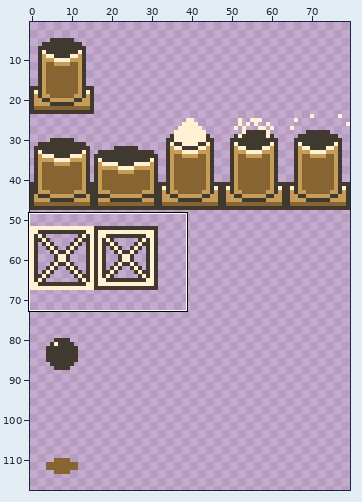
File history of a sprite sheet, assets/sprites/Enemies/Cannon-Sheet.png. The first picture is a wide view before the edit; the outline marks the close-up.
Close-up. Before the edit:
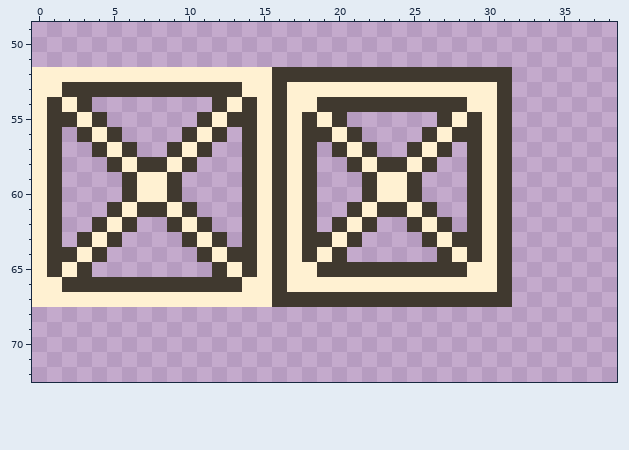
The file is 80x120 pixels. Shown: x 0..38, y 49..72. The wide view leaves out empty margins.
New version:
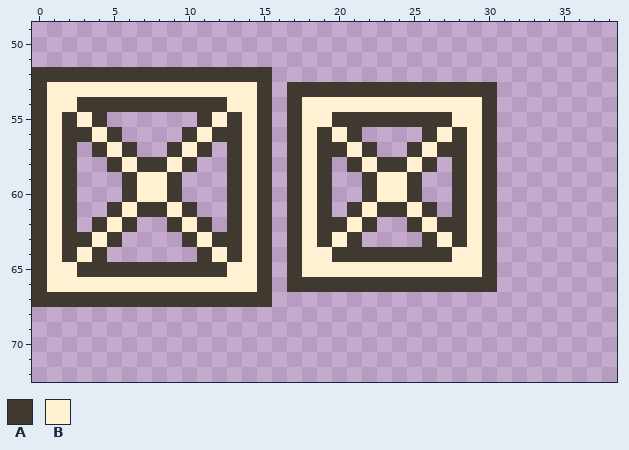
Palette (. is transparent): A #40392f  B #fff1d2
The edit:
Changed rows in their new state; - is an unchanged pixel.
first column x 0:
52 AAAAAAAAAAAAAAAA................
53 A-BBBBBBBBBBBB-A.AAAAAAAAAAAAAA.
54 AB--AAAAAAAA--BA.A-BBBBBBBBBB-A.
55 AB------------BA.AB--AAAAAA--BA.
56 ABA----------ABA.AB----------BA.
57 ABA----------ABA.ABA--------ABA.
58 ABA----------ABA.ABA--------ABA.
59 ABA----------ABA.ABA--------ABA.
60 ABA----------ABA.ABA--------ABA.
61 ABA----------ABA.ABA--------ABA.
62 ABA----------ABA.ABA--------ABA.
63 ABA----------ABA.AB----------BA.
64 AB------------BA.AB--AAAAAA--BA.
65 AB--AAAAAAAA--BA.A-BBBBBBBBBB-A.
66 A-BBBBBBBBBBBB-A.AAAAAAAAAAAAAA.
67 AAAAAAAAAAAAAAAA................
